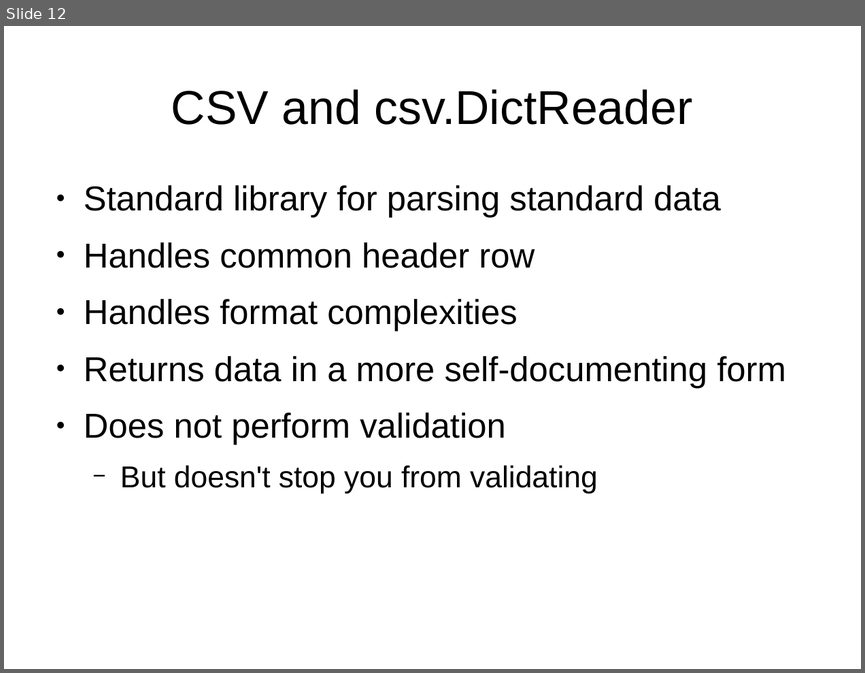
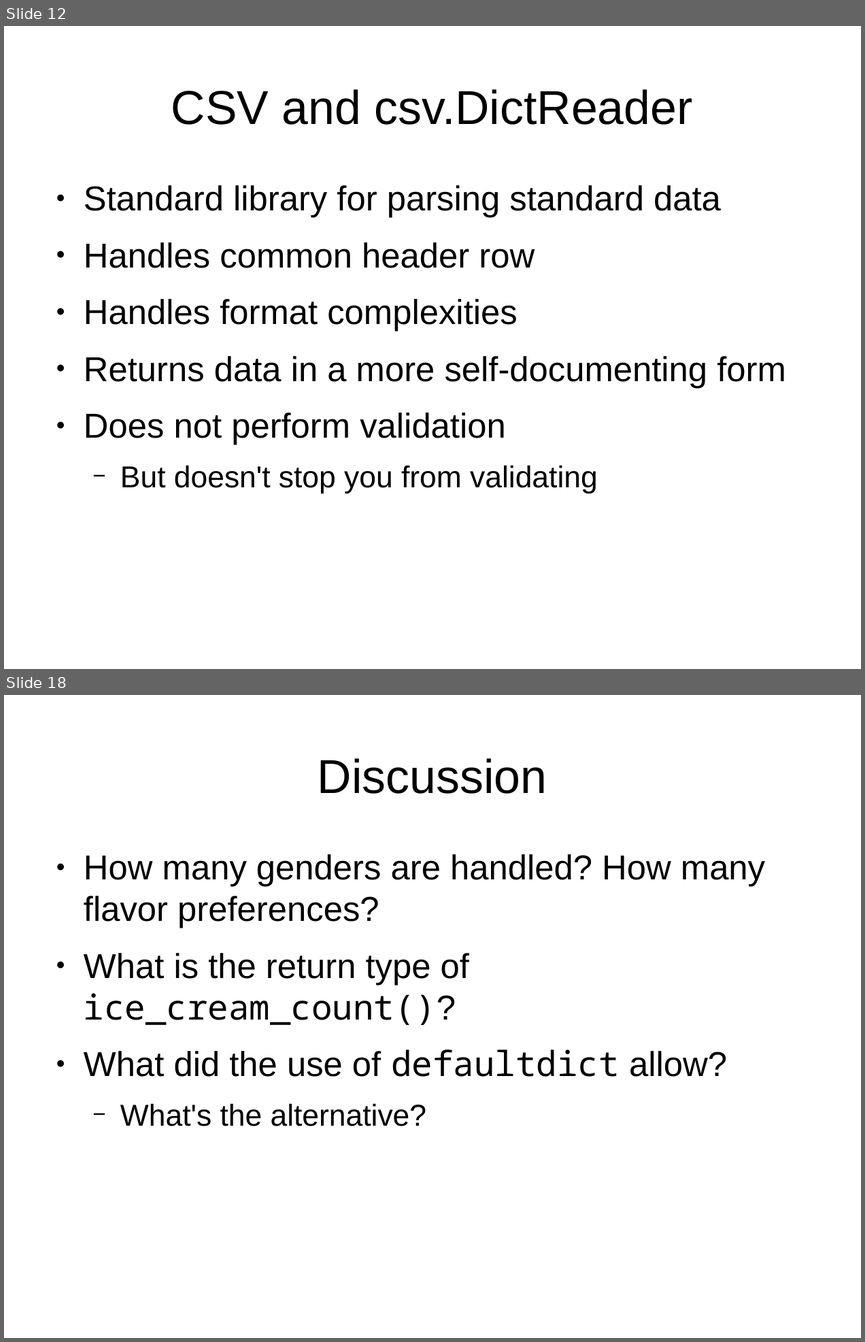
Before and after one commit to mwartell/gdi-ct, a slide deck: gdi-py102.odp. Shown one above the other, each under a label of ours: slide 12 before the commit, slides 12 and 18 after it; the slides between them are not shown. The pictures are 865x673 and 865x1342 pixels, drawn with LibreOffice and Linux fonts; fonts in the diff are those of the drawing. Boxes give left, top, right and bottom in pixels: in the first picture for what was removed or moved away, otherwise in the second. Text is boxed around its words. In the diff, an @@ line names an element or a change of style, - is before the commit and + after.

```diff
--- a/gdi-py102.odp
+++ b/gdi-py102.odp
@@ slide 18 added at [4,695,861,1338], background #FFFFFF @@
@@ title added at [317,758,547,794], 44 pt, text #000000 @@
+Discussion
@@ text added at [84,854,765,1126], 32 pt, text #000000 @@
+● How many genders are handled? How many flavor preferences?
+● What is the return type of ice_cream_count()?
+● What did the use of defaultdict allow?
+  − What's the alternative?
```
Also in this commit, not shown: 1 slide changed, 5 other slides added, 1 other file.
